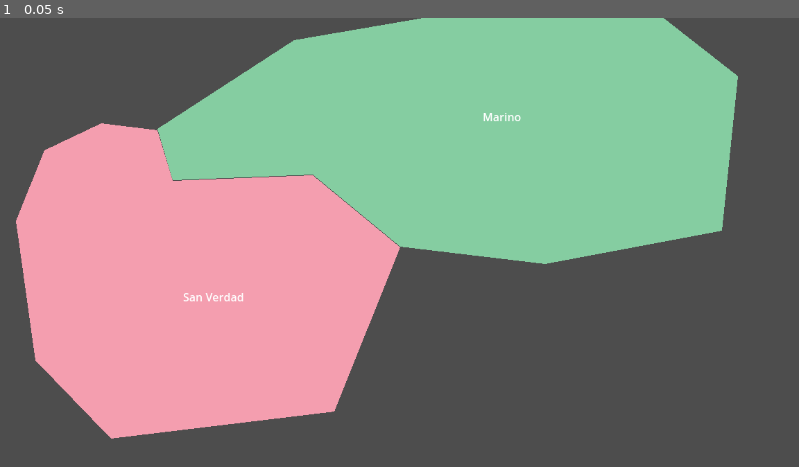
Above: before the commit, frame 1.
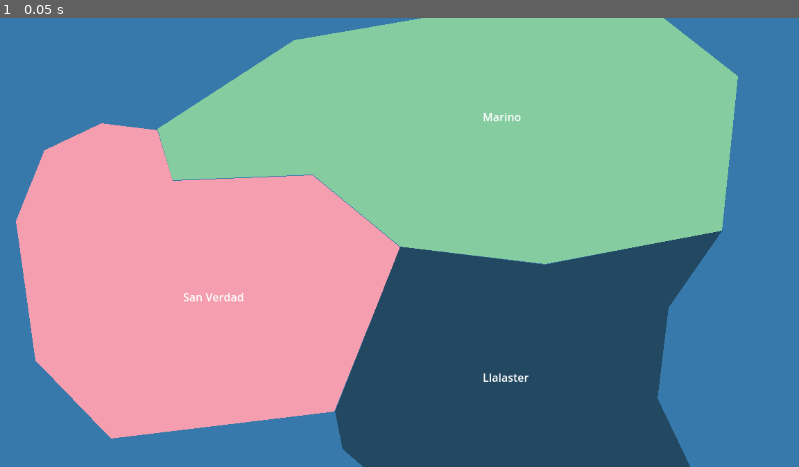
Above: after the commit, the same moment.

Repository: Nordtwig/of-war-and-profit
Game: Godot game, scene res://main.tscn
Same seed, same stepped clock (60 frames per second), same inputs: the game is played once before the commit and once after it.
Inputs:
- Up to frame 1 (0.05 s): no input

The runs differ from the first frame. In frame 1, 47% of the frame differs, in the area x 0-100%, y 0-100%.

Commit message:
add new province and ocean scene

Diff:
--- a/main.tscn
+++ b/main.tscn
@@ -4,10 +4,29 @@
 
 [node name="Main" type="Node2D"]
 
+[node name="Ocean" type="Polygon2D" parent="."]
+color = Color(0.211765, 0.47451, 0.670588, 1)
+polygon = PackedVector2Array(-202, -227, -199, -118, -183, 756, 1347, 777, 1388, -131, 187, -230)
+
 [node name="Province" parent="." instance=ExtResource("1_7xi1l")]
 
 [node name="Area2D" parent="Province" index="0"]
 visible = false
+
+[node name="Province3" parent="." instance=ExtResource("1_7xi1l")]
+position = Vector2(976, 585)
+color = Color(0.137255, 0.282353, 0.384314, 1)
+polygon = PackedVector2Array(-34, 238, -23, 292, 54, 359, 247, 401, 490, 342, 431, 219, 447, 88, 525, -24, 269, 26, 60, 0)
+
+[node name="Area2D" parent="Province3" index="0"]
+visible = false
+
+[node name="Label" parent="Province3" index="1"]
+offset_left = -280.0
+offset_top = -78.0
+offset_right = -192.0
+offset_bottom = -55.0
+text = "Llalaster"
 
 [node name="Province2" parent="." instance=ExtResource("1_7xi1l")]
 position = Vector2(995, 228)
@@ -28,4 +47,5 @@
 text = "Marino"
 
 [editable path="Province"]
+[editable path="Province3"]
 [editable path="Province2"]
